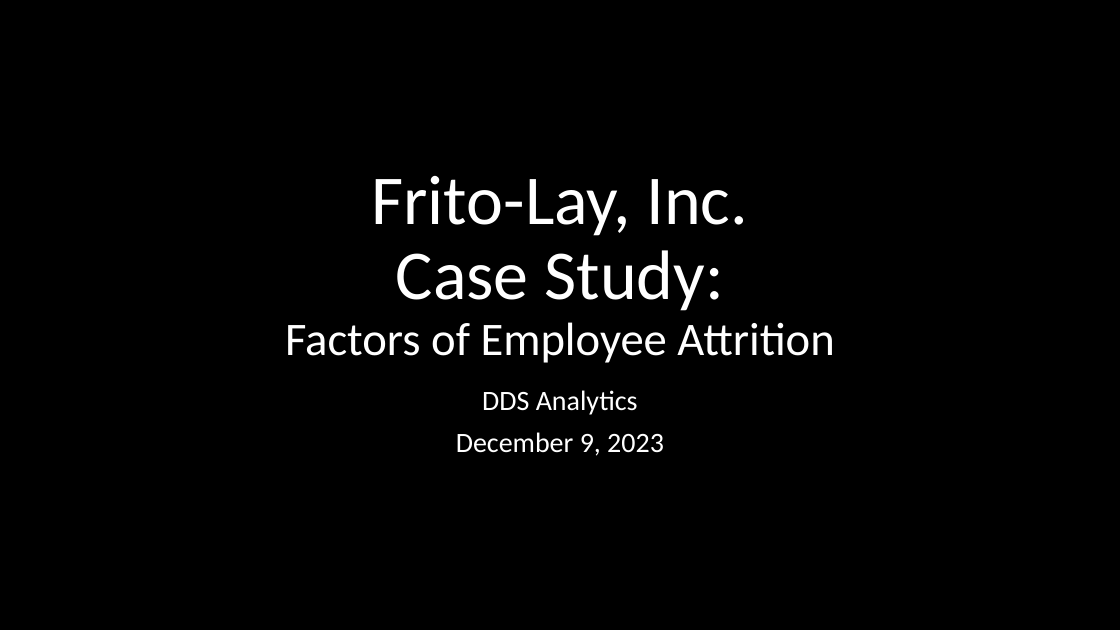
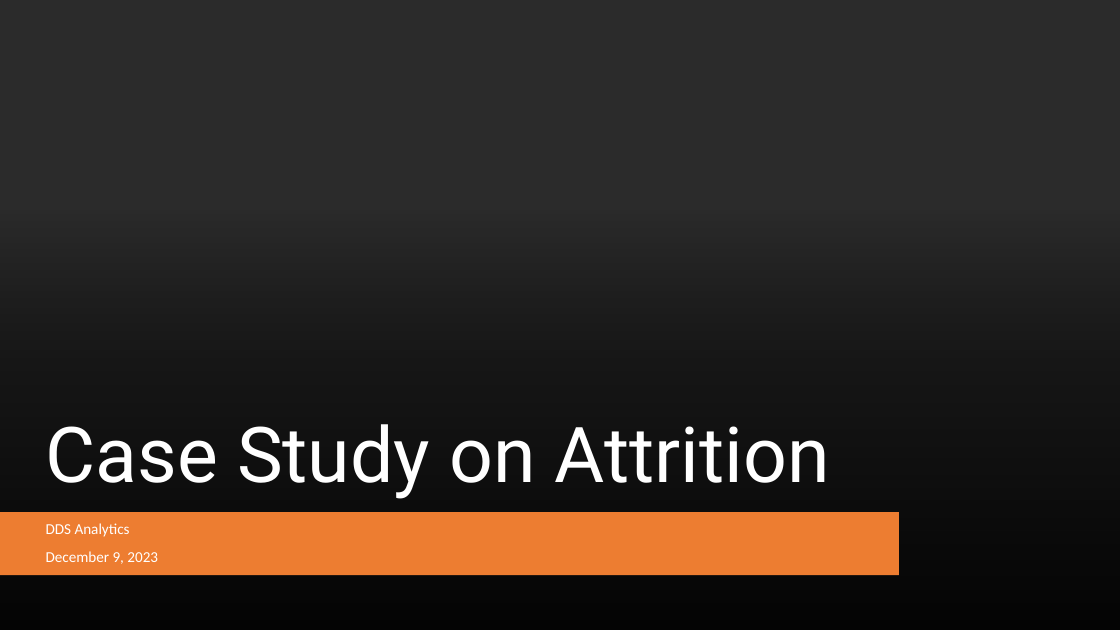
Before and after one commit to jjsmu/CaseStudy2DDS, a slide deck: slide 1 of Frito-Lay, Inc.pptx. Drawn at 1120x630 pixels with LibreOffice and Linux fonts; fonts in the diff are those of the drawing; background and template pictures are left out; a plain dark background stands for a picture behind light text. Boxes give left, top, right and bottom in pixels: in the first picture for what was removed or moved away, otherwise in the second. Text is boxed around its words. In the diff, an @@ line names an element or a change of style, - is before the commit and + after.

Commit message:
Frito-Lay,Inc.pptx refactor theme

```diff
--- a/Frito-Lay, Inc.pptx
+++ b/Frito-Lay, Inc.pptx
@@ rectangle added at box(0, 0, 1120, 630), fill #FFFFFF @@
@@ rectangle added at box(0, 209, 1120, 630), fill gradient #000000 @@
@@ title at box(46, 424, 830, 499): text changed; size 40 to 66 pt; font Calibri to Roboto @@
-Frito-Lay, Inc.
-Case Study:
-Factors of Employee Attrition
+Case Study on Attrition
@@ rounded rectangle added at box(0, 513, 899, 576), fill #ED7D31 @@
@@ subtitle "DDS Analytics": place and size @@
-subtitle "DDS Analytics" at box(456, 390, 664, 456)
+subtitle "DDS Analytics" at box(46, 523, 158, 564)
@@ subtitle "DDS Analytics" at box(46, 523, 158, 564): size 24 to 13 pt; alignment centre to left; vertical alignment top to middle @@
```
Also in this commit, not shown: 3 other slides changed, 9 slides added, 28 slides removed.
